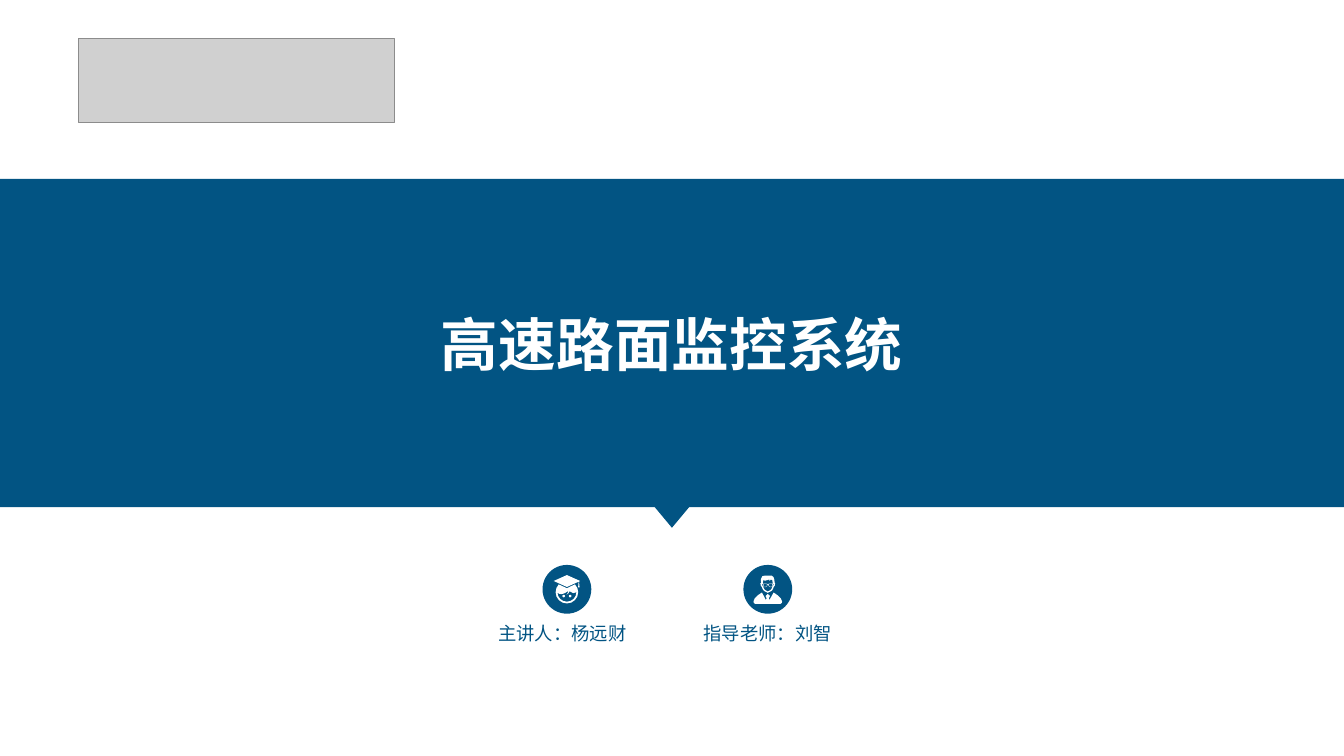
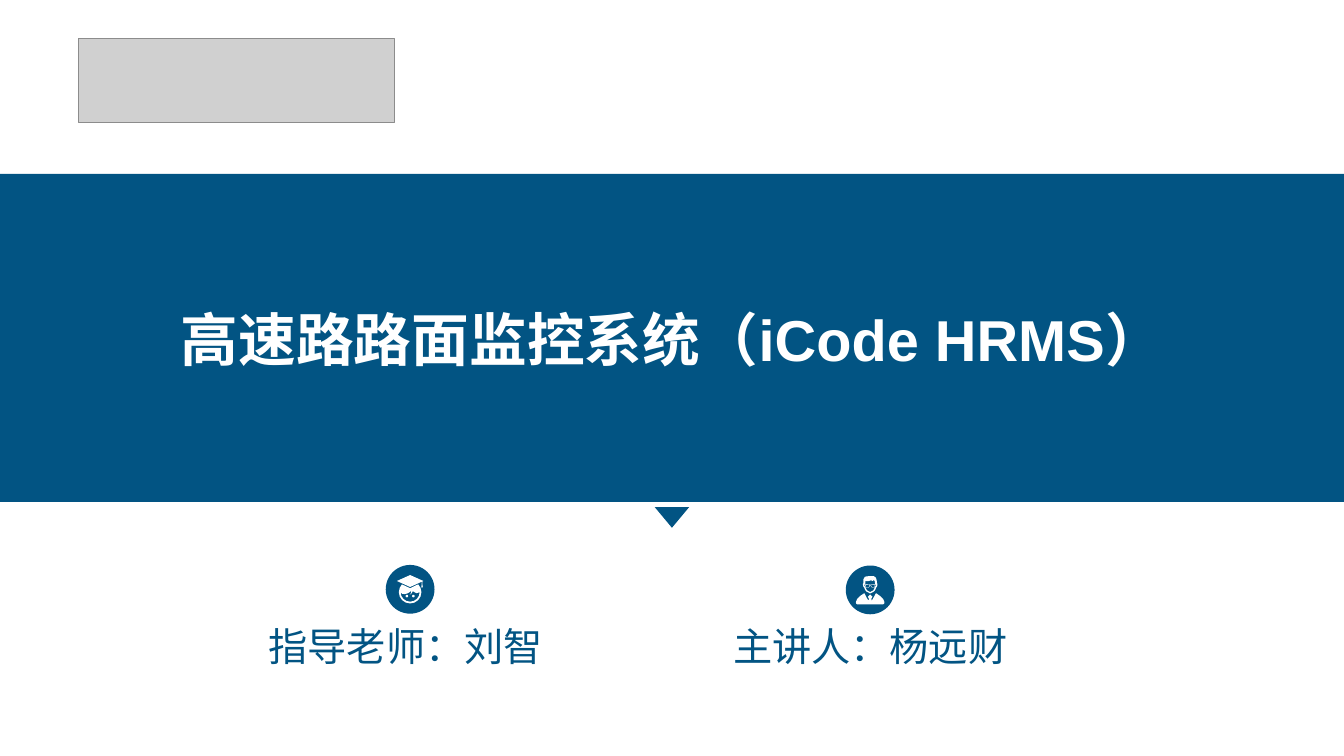
Before and after one commit to er-yang/HW, a slide deck: slide 1 of doc/路面监控系统.pptx. Drawn at 1344x756 pixels with LibreOffice and Linux fonts; fonts in the diff are those of the drawing; grey boxes stand for pictures. Boxes give left, top, right and bottom in pixels: in the first picture for what was removed or moved away, otherwise in the second. Text is boxed around its words. In the diff, an @@ line names an element or a change of style, - is before the commit and + after.

```diff
--- a/doc/路面监控系统.pptx
+++ b/doc/路面监控系统.pptx
@@ rectangle "高速路路面监控系统（iCode HRMS）": place and size @@
-rectangle "高速路路面监控系统（iCode HRMS）" at box(0, 179, 1344, 507)
+rectangle "高速路路面监控系统（iCode HRMS）" at box(0, 174, 1344, 502)
@@ text in rectangle at box(181, 311, 1163, 367): text changed @@
-高速路面监控系统
+高速路路面监控系统（iCode HRMS）
@@ 3 freeform shapes, 1 ellipse: place and size @@
-3 freeform shapes, 1 ellipse at box(542, 565, 591, 613)
+3 freeform shapes, 1 ellipse at box(386, 565, 435, 613)
@@ freeform shape: place and size @@
-freeform shape at box(563, 595, 566, 598)
+freeform shape at box(405, 595, 408, 598)
@@ 2 freeform shapes, 1 ellipse: place and size @@
-2 freeform shapes, 1 ellipse at box(744, 565, 792, 613)
+2 freeform shapes, 1 ellipse at box(846, 566, 894, 614)
@@ freeform shape: place and size @@
-freeform shape at box(760, 575, 775, 593)
+freeform shape at box(863, 576, 878, 594)
@@ text "指导老师：刘智" at box(269, 628, 543, 664): size 13.1 to 28 pt @@
@@ text "指导老师：刘智": place and size @@
-text "指导老师：刘智" at box(704, 624, 832, 642)
+text "指导老师：刘智" at box(269, 628, 543, 664)
@@ text "主讲人：杨远财": place and size @@
-text "主讲人：杨远财" at box(498, 624, 626, 642)
+text "主讲人：杨远财" at box(733, 628, 1007, 664)
@@ text "主讲人：杨远财" at box(733, 628, 1007, 664): size 13.1 to 28 pt @@
```
Also in this commit, not shown: 12 other slides changed, 3 slides added.
